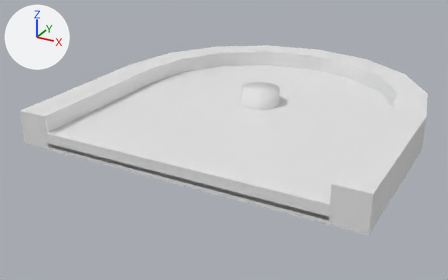
One commit to the glTF model static/block/end/1.glb: the scene before it, then after it.
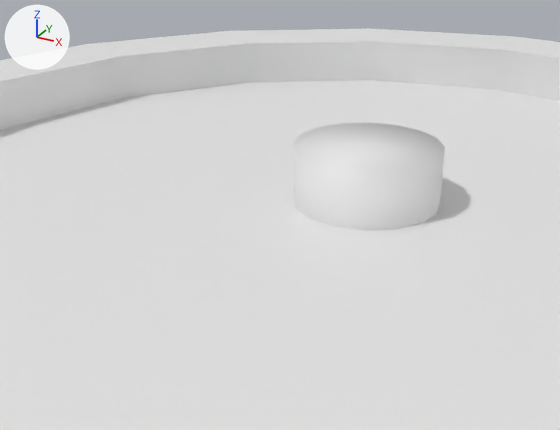
Each version is shown whole from a 50 mm camera at (3.88, -8.22, 3.6) aimed at (-0.38, -0.47, -0.28), then close up from a 50 mm camera at (1.11, -2.76, 1.48) aimed at (-0.3, -0.19, 0.19). Lighting does not change. The marker at upper left points along +X, +Y and +Z.

Objects in the first close-up: 'cylinder_1_hole', 'trimesh_0_slab', 'trimesh_0_wall.001'.
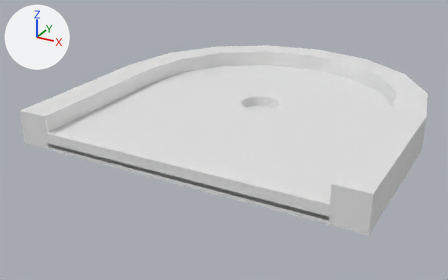
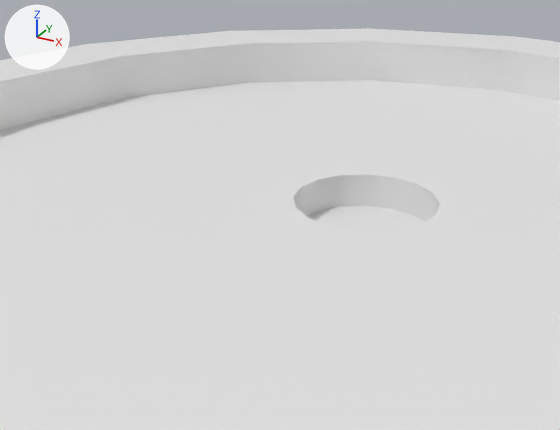
Location of each change, (x1, y1, x2, y2) in pixels of the close-ups (560 x 430 px):
'cylinder_1_hole', deleted
    before: (293, 123, 445, 231)
'trimesh_1_target', unchanged, uncovered by the edit
    after: (308, 205, 424, 231)

Diff of the bpy script that builds the scene:
```diff
--- a/static/block/end/1.glb.py
+++ b/static/block/end/1.glb.py
@@ ob_cylinder_1_hole @@
-ob_cylinder_1_hole = bpy.data.objects.new('cylinder_1_hole', me_hole)
-ob_cylinder_1_hole.location = (0.0, 0.0, 0.0)
```
